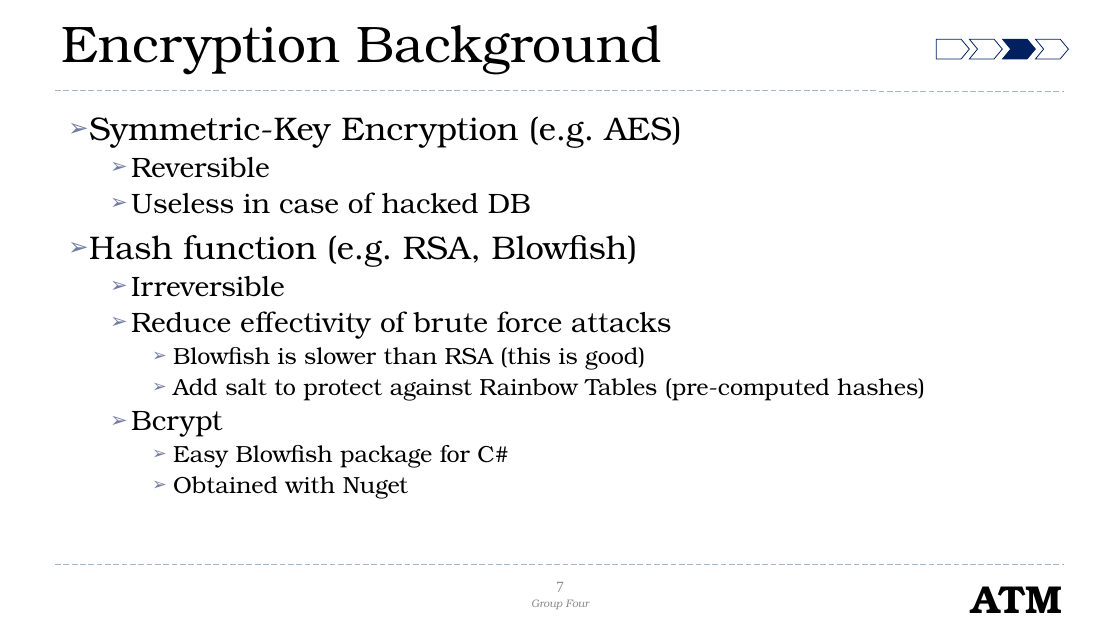
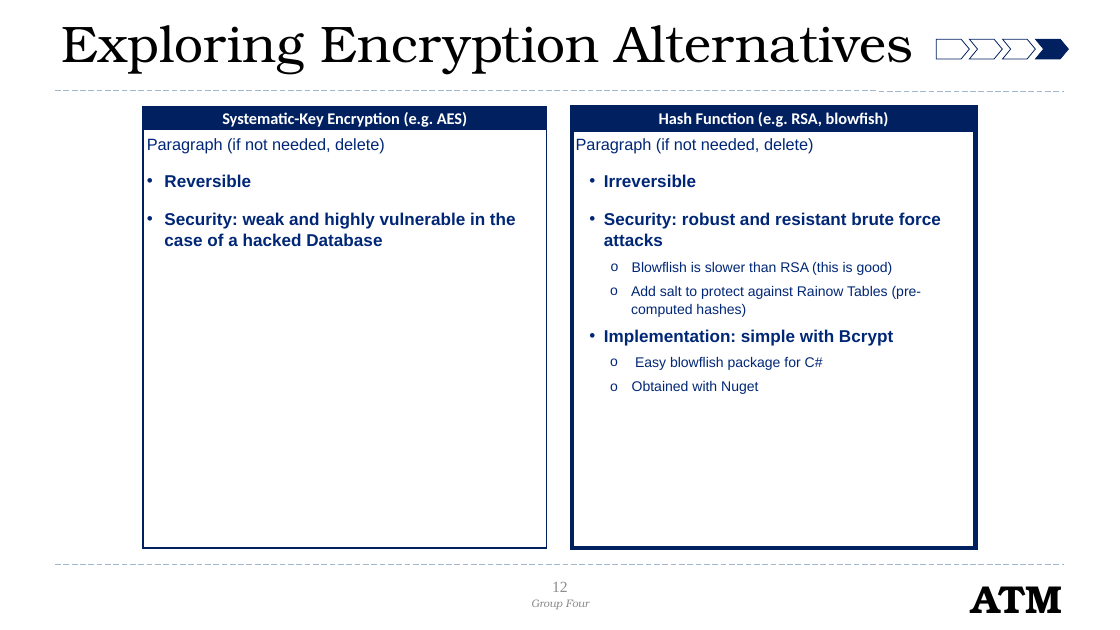
Before and after one commit to mari-husain/csharp-atm, a slide deck: slide 12 of Other/C# Project.pptx (slide 7 before the commit). Drawn at 1120x630 pixels with LibreOffice and Linux fonts; fonts in the diff are those of the drawing; background and template pictures are left out. Boxes give left, top, right and bottom in pixels: in the first picture for what was removed or moved away, otherwise in the second. Text is boxed around its words. In the diff, an @@ line names an element or a change of style, - is before the commit and + after.

Commit message:
Made some updates
updated:
rearranged sections
expanded deck skeleton
added a Heroku slide to database section
added a slide to encryption section

```diff
--- a/Other/C# Project.pptx
+++ b/Other/C# Project.pptx
@@ title at box(62, 25, 913, 75): text changed @@
-Encryption Background
+Exploring Encryption Alternatives
@@ chevron: place and size @@
-chevron at box(1036, 39, 1068, 59)
+chevron at box(1002, 39, 1035, 59)
@@ chevron: place and size @@
-chevron at box(1002, 39, 1035, 59)
+chevron at box(1036, 39, 1068, 59)
@@ text removed at box(89, 116, 925, 499) @@
-➢ Symmetric-Key Encryption (e.g. AES)
-  ➢ Reversible
-  ➢ Useless in case of hacked DB
-➢ Hash function (e.g. RSA, Blowfish)
-  ➢ Irreversible
-  ➢ Reduce effectivity of brute force attacks
-    ➢ Blowfish is slower than RSA (this is good)
-    ➢ Add salt to protect against Rainbow Tables (pre-computed hashes)
-  ➢ Bcrypt
-    ➢ Easy Blowfish package for C#
-    ➢ Obtained with Nuget
@@ rectangle added at box(143, 108, 547, 130), fill #002060, outline #002060 1 pt, 10.5 pt, text #FFFFFF, bold @@
+Systematic-Key Encryption (e.g. AES)
@@ rectangle added at box(572, 108, 976, 130), fill #002060, outline #002060 3 pt, 10.5 pt, text #FFFFFF, bold @@
+Hash Function (e.g. RSA, blowfish)
@@ rectangle added at box(143, 129, 547, 548), outline #002060 1 pt, 11 pt, text #002776, bold @@
+Paragraph (if not needed, delete)
+  • Reversible
+  • Security: weak and highly vulnerable in the case of a hacked Database
@@ rectangle added at box(572, 129, 976, 548), outline #002060 3 pt, 9 pt, text #002776 @@
+Paragraph (if not needed, delete)
+  • Irreversible
+  • Security: robust and resistant brute force attacks
+    o Blowflish is slower than RSA (this is good)
+      o Add salt to protect against Rainow Tables (pre-computed hashes)
+    • Implementation: simple with Bcrypt
+      o Easy blowflish package for C#
+      o Obtained with Nuget
@@ page number at box(552, 582, 568, 592): text changed @@
-7
+12
```
Also in this commit, not shown: 5 other slides changed, 5 slides added.
